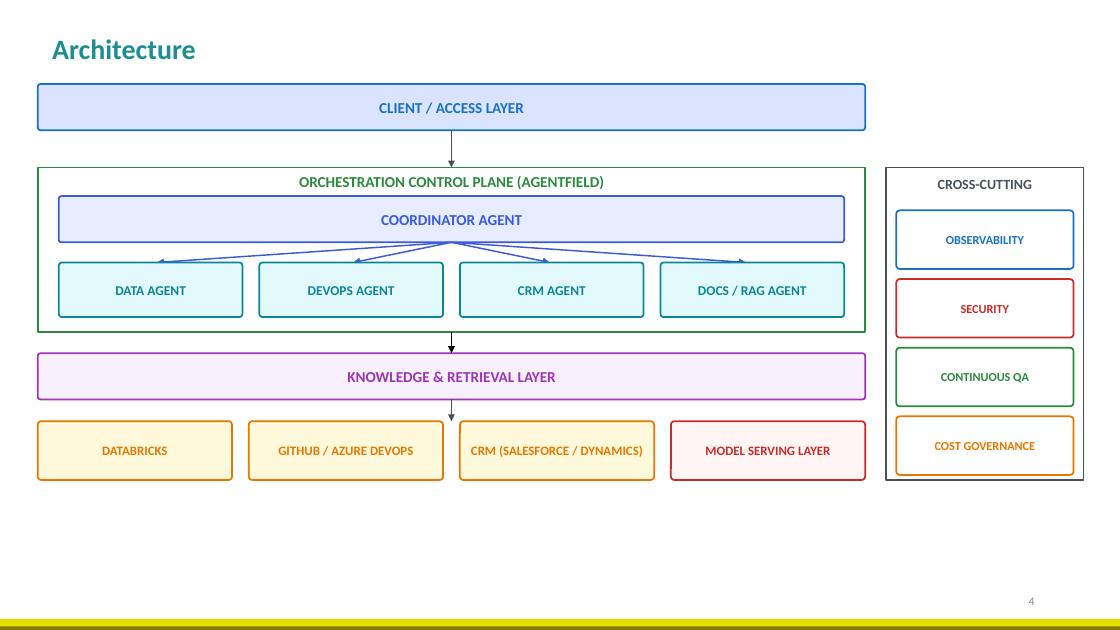
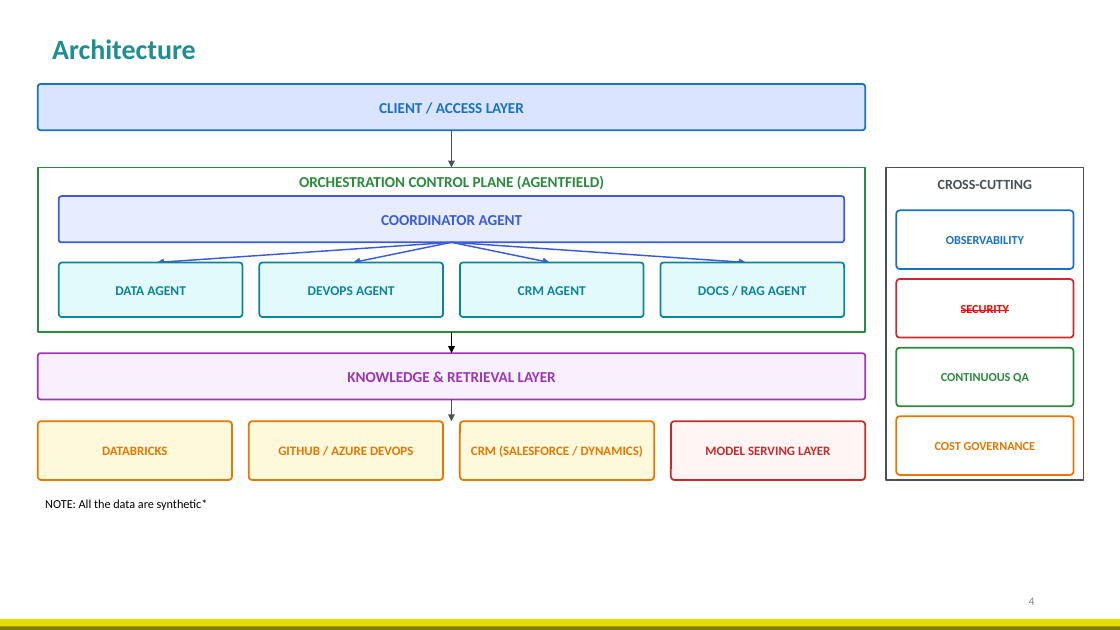
Before and after one commit to Sridhar-Vetrivel/genAI-enterprise-agent, a slide deck: slide 4 of docs/deck/S4-I-24_SridharVetrivel_LiveReview_RFPCriteria_v3.pptx. Drawn at 1120x630 pixels with LibreOffice and Linux fonts; fonts in the diff are those of the drawing; background and template pictures are left out. Boxes give left, top, right and bottom in pixels: in the first picture for what was removed or moved away, otherwise in the second. Text is boxed around its words. In the diff, an @@ line names an element or a change of style, - is before the commit and + after.

```diff
--- a/docs/deck/S4-I-24_SridharVetrivel_LiveReview_RFPCriteria_v3.pptx
+++ b/docs/deck/S4-I-24_SridharVetrivel_LiveReview_RFPCriteria_v3.pptx
@@ text "SECURITY" at bbox=[961, 305, 1009, 313]: text colour #C92A2A to #FF0000, strikethrough on @@
@@ text added at bbox=[45, 499, 208, 510], 10.5 pt, text #000000 @@
+NOTE: All the data are synthetic*
```
Also in this commit, not shown: 1 other slide changed, 4 other files.
